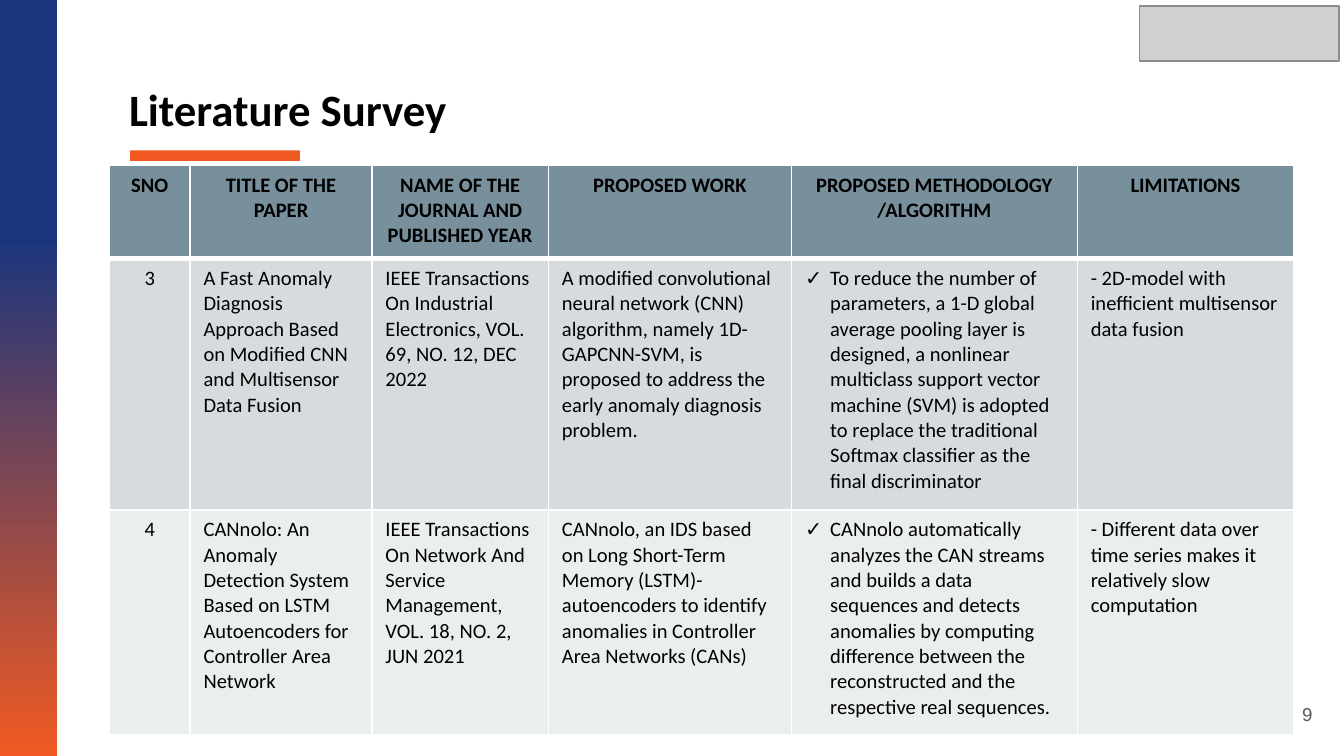
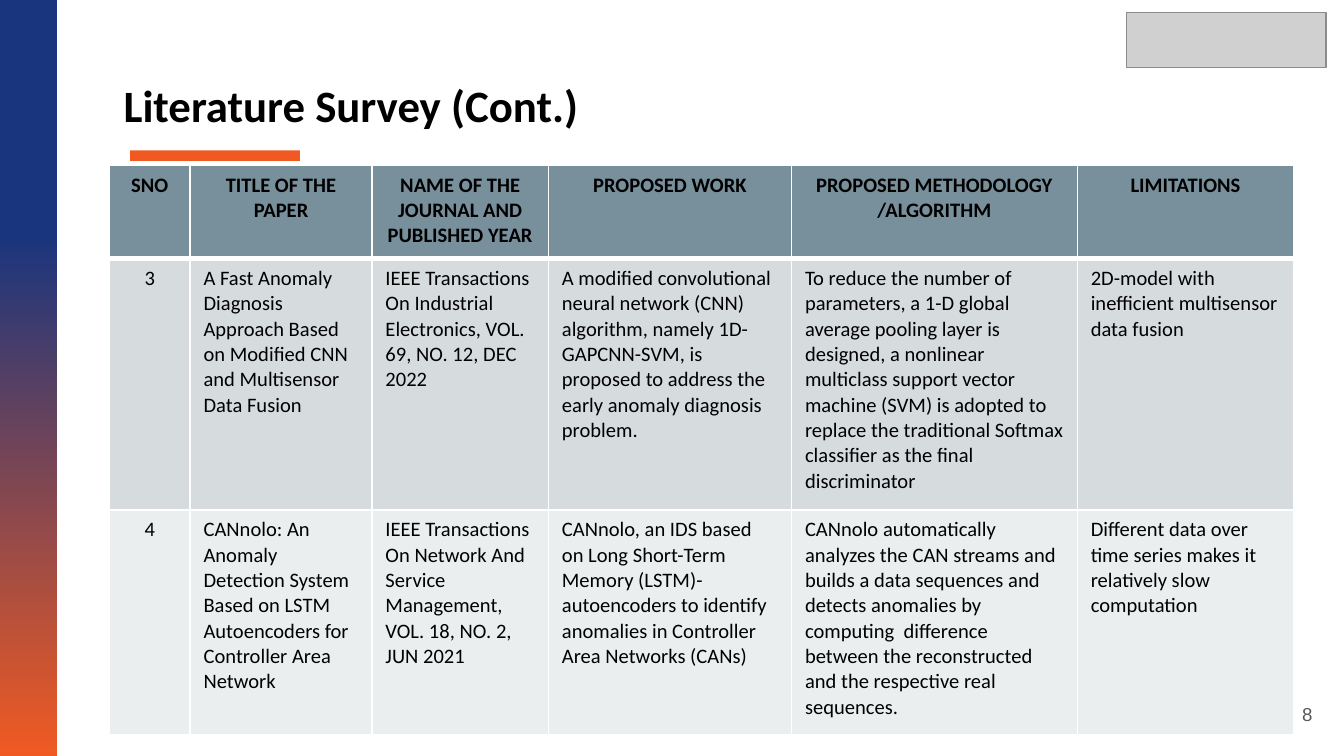
Before and after one commit to sreenithi21/ADAV, a slide deck: slide 8 of NGN PPT/AV_NGN_LAB_PPT.pptx (slide 9 before the commit). Drawn at 1344x756 pixels with LibreOffice and Linux fonts; fonts in the diff are those of the drawing; grey boxes stand for pictures. Boxes give left, top, right and bottom in pixels: in the first picture for what was removed or moved away, otherwise in the second. Text is boxed around its words. In the diff, an @@ line names an element or a change of style, - is before the commit and + after.

```diff
--- a/NGN PPT/AV_NGN_LAB_PPT.pptx
+++ b/NGN PPT/AV_NGN_LAB_PPT.pptx
@@ picture: place and size @@
-picture at (1140, 7, 1339, 62)
+picture at (1126, 12, 1325, 67)
@@ text at (124, 89, 578, 129): text changed @@
-Literature Survey
+Literature Survey (Cont.)
@@ table at (109, 165, 1293, 735) @@
-row 2, column 6: - 2D-model with inefficient multisensor data fusion
+row 2, column 6: 2D-model with inefficient multisensor data fusion
-row 3, column 6: - Different data over time series makes it relatively slow computation
+row 3, column 6: Different data over time series makes it relatively slow computation
@@ bullet ✓ to none @@
@@ page number at (1302, 708, 1312, 721): text changed @@
-9
+8
```
Also in this commit, not shown: 18 other slides changed, 4 slides added, 5 slides removed, 14 other files.
